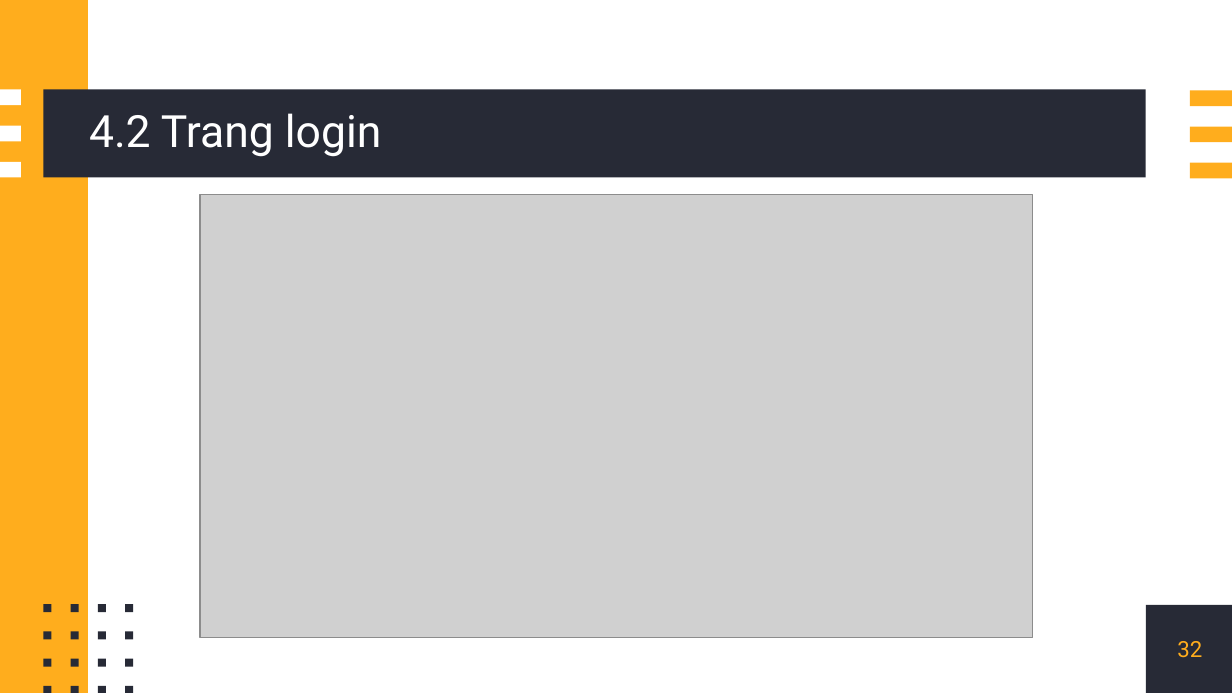
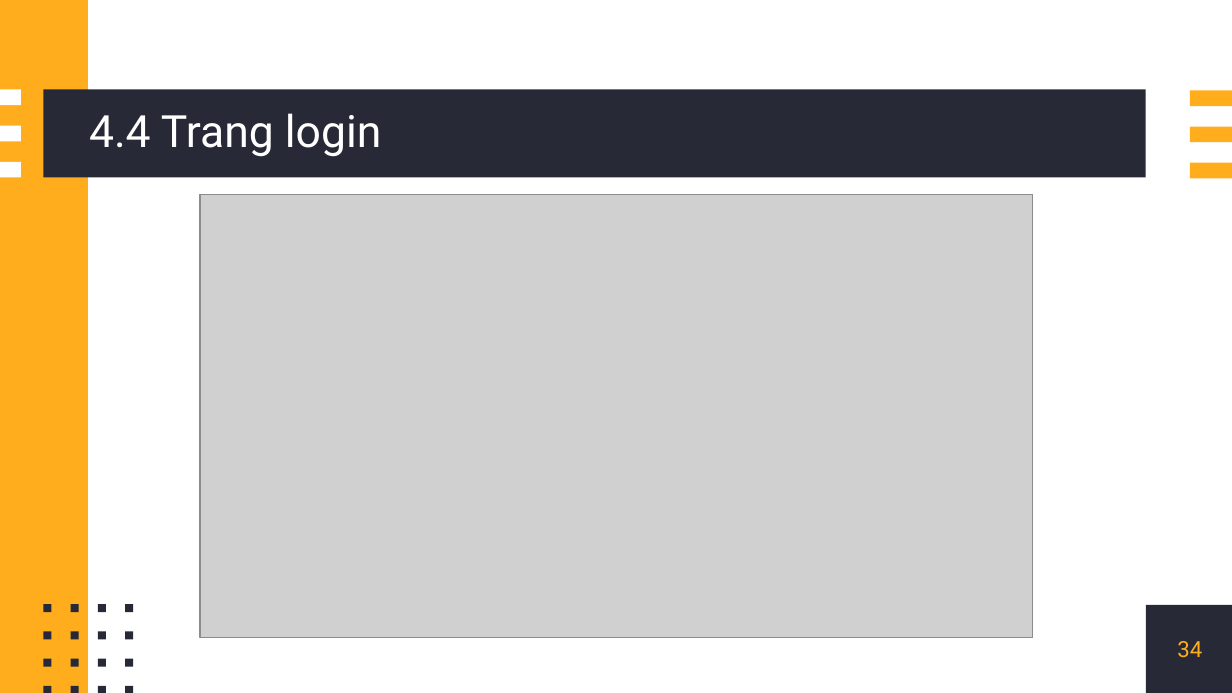
Before and after one commit to doitino/DoAn_CNPM_QuanLyGiangVien, a slide deck: slide 34 of nhom1.pptx (slide 32 before the commit). Drawn at 1232x693 pixels with LibreOffice and Linux fonts; fonts in the diff are those of the drawing; grey boxes stand for pictures. Boxes give left, top, right and bottom in pixels: in the first picture for what was removed or moved away, otherwise in the second. Text is boxed around its words. In the diff, an @@ line names an element or a change of style, - is before the commit and + after.

```diff
--- a/nhom1.pptx
+++ b/nhom1.pptx
@@ title at bbox=[89, 113, 382, 157]: text changed @@
-4.2 Trang login
+4.4 Trang login
@@ page number at bbox=[1177, 641, 1202, 658]: text changed @@
-32
+34
```
Also in this commit, not shown: 1 other slide changed, 4 slides added, 1 other file.
